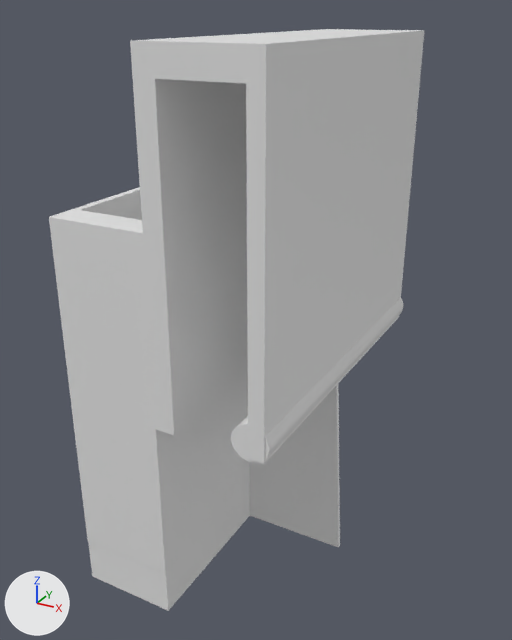
The Blender file holder/pre-support.blend, before and after one commit.
Camera for both pictures: a 50 mm camera at (53.3, -122.9, 112.9) aimed at (-13.3, -1.9, 52.4). Lighting does not change. The marker at lower left points along +X, +Y and +Z.

The first picture shows 'Cube', 'Holder'.
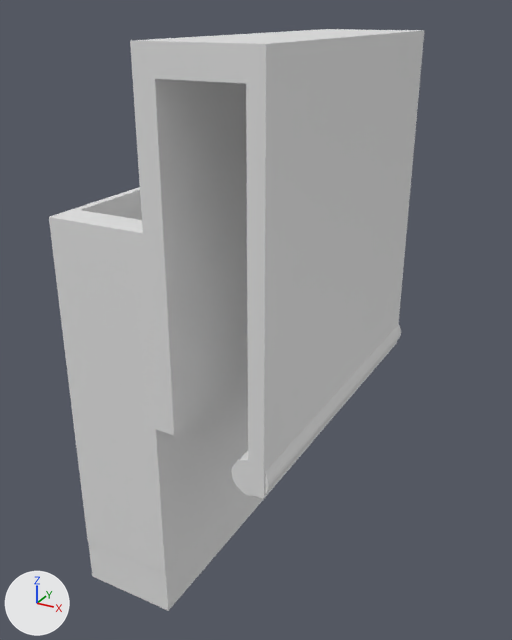
Pixel boxes (x1, y1, x2, y2) of what changed, in the pictures (512 x 640 px; the box of a moved part takes in the faces that stretch with it):
'Cube', hidden: before (249, 384, 340, 548)
part 1 of me_holder, moved or reshaped: before (231, 174, 412, 464); after (232, 174, 412, 499)

What changed in the scene script:
```text
Change me_holder:
    where me_holder.from_pydata(...)  # 959 vertices, 1914 faces; spans x -35.0..7.8, y -36.1..34.2, z -52.6..55.9
    used by ob_holder; location = (0.0, 0.0, 52.7)
    me_holder part 1: all 890 vertices in x 0.6..7.8, y -36.1..34.0, z -9.8..-2.6 are moved by (0.0, 0.0, -7.0)
Change ob_cube:
    add ob_cube.hide_viewport = True
```
